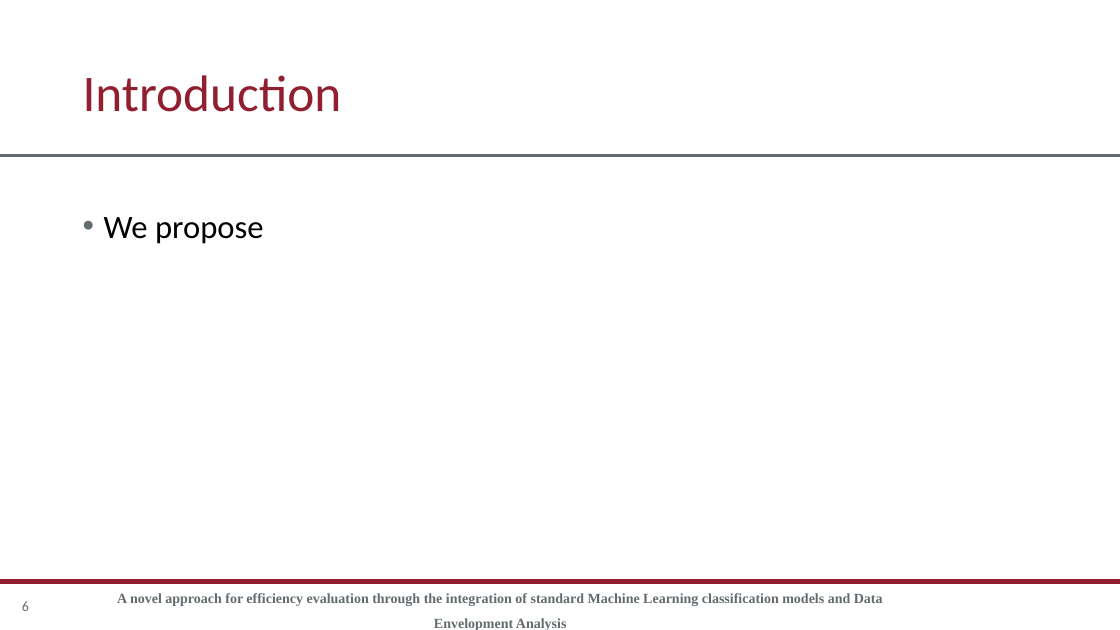
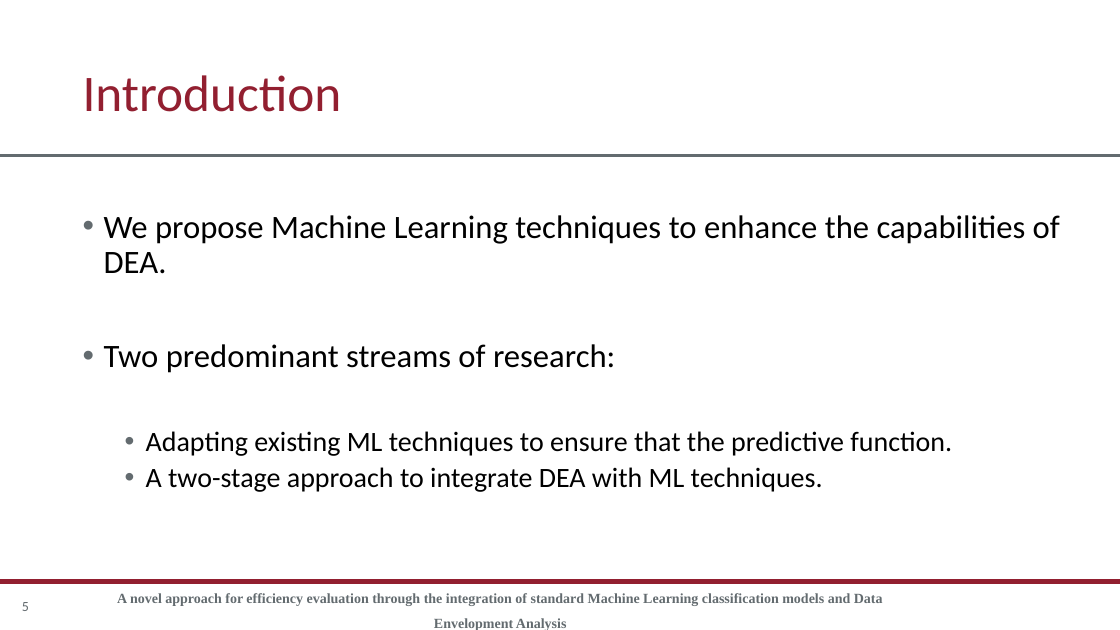
Before and after one commit to rgonzalezmoyano/Cafee, a slide deck: slide 5 of articulo 1 XAI/Presentación/Presentacion XAI cafee.pptx (slide 6 before the commit). Drawn at 1120x630 pixels with LibreOffice and Linux fonts; fonts in the diff are those of the drawing; background and template pictures are left out. Boxes give left, top, right and bottom in pixels: in the first picture for what was removed or moved away, otherwise in the second. Text is boxed around its words. In the diff, an @@ line names an element or a change of style, - is before the commit and + after.

```diff
--- a/articulo 1 XAI/Presentación/Presentacion XAI cafee.pptx
+++ b/articulo 1 XAI/Presentación/Presentacion XAI cafee.pptx
@@ text at box(104, 215, 1060, 492): text changed; size 42 to 36 pt @@
-• We propose
+• We propose Machine Learning techniques to enhance the capabilities of DEA.
+• Two predominant streams of research:
+  • Adapting existing ML techniques to ensure that the predictive function.
+  • A two-stage approach to integrate DEA with ML techniques.
@@ page number at box(22, 602, 29, 611): text changed @@
-6
+5
```
Also in this commit, not shown: 6 other slides changed, 2 slides added, 3 other files.
